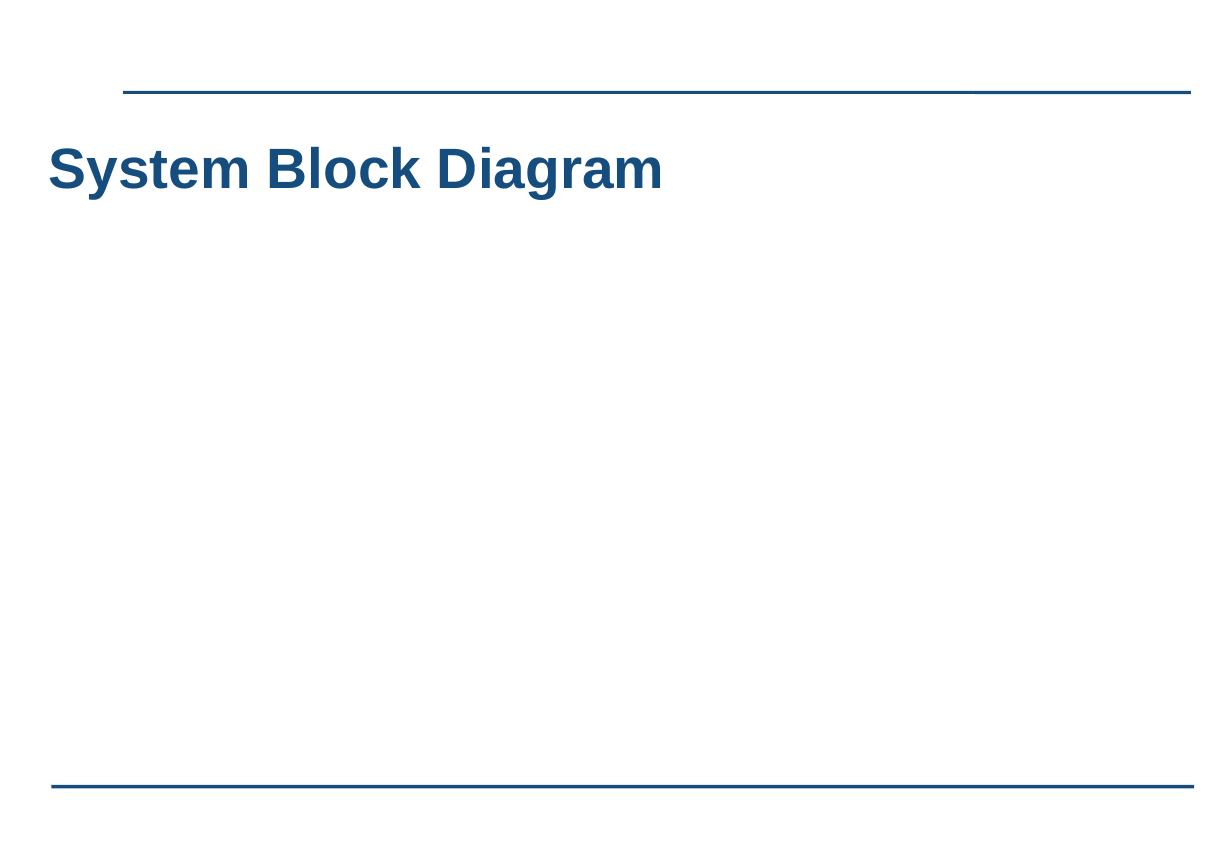
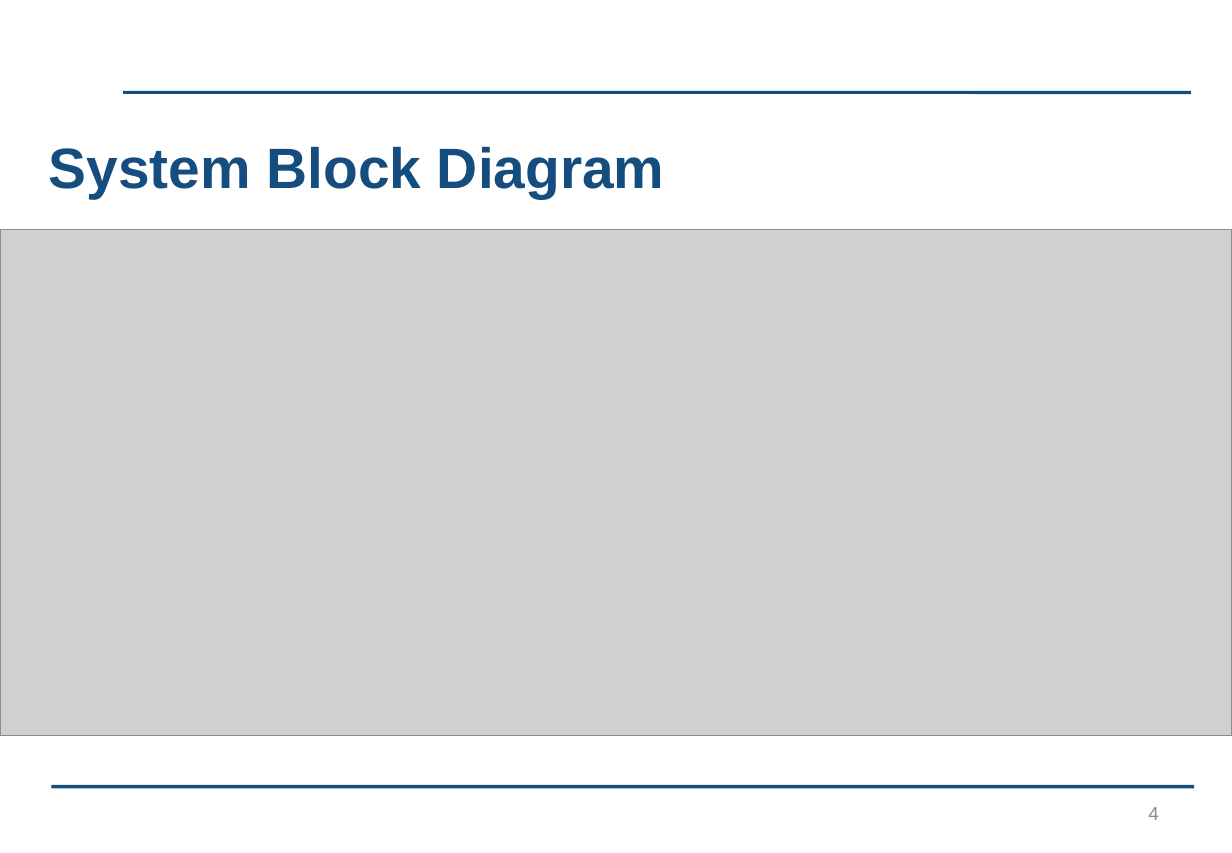
Before and after one commit to kayjayB/I_cant_hear_you, a slide deck: slide 4 of Presentation/Lab Project Presentation.pptx. Drawn at 1232x853 pixels with LibreOffice and Linux fonts; fonts in the diff are those of the drawing; grey boxes stand for pictures; background and template pictures are left out. Boxes give left, top, right and bottom in pixels: in the first picture for what was removed or moved away, otherwise in the second. Text is boxed around its words. In the diff, an @@ line names an element or a change of style, - is before the commit and + after.

Commit message:
Block diagram to presentation

```diff
--- a/Presentation/Lab Project Presentation.pptx
+++ b/Presentation/Lab Project Presentation.pptx
@@ picture added at box(0, 230, 1232, 736) @@
@@ page number added at box(1148, 807, 1159, 820), 12 pt, text #8C8C8C @@
+4
```
Also in this commit, not shown: 11 other slides changed.
